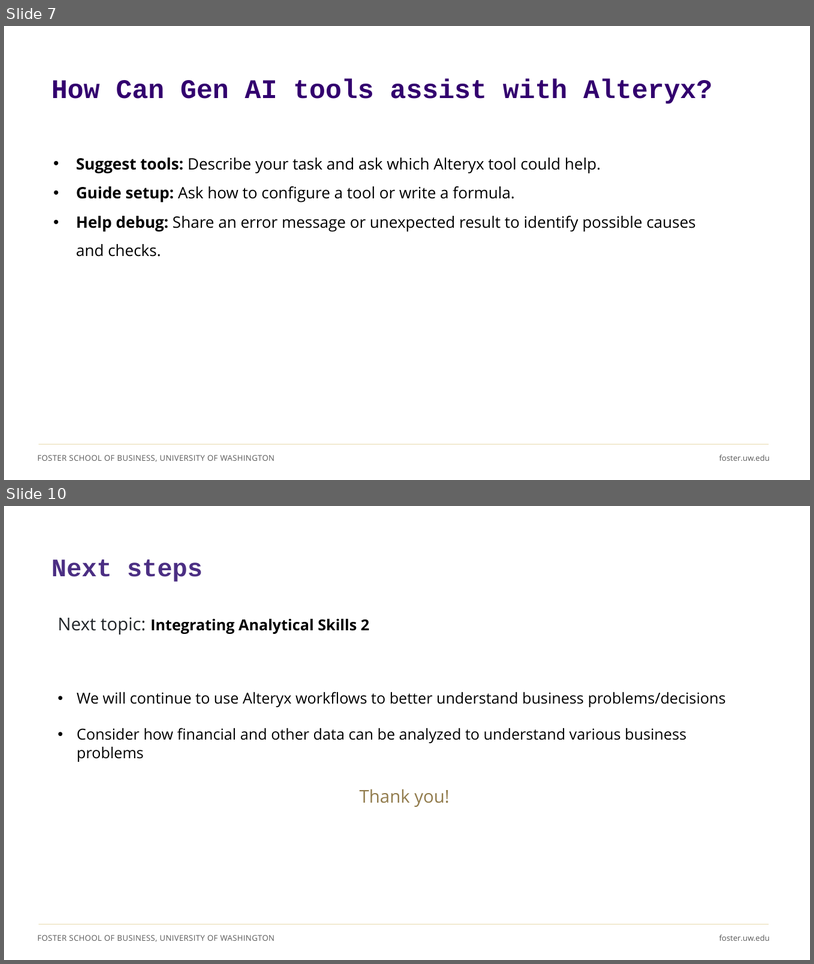
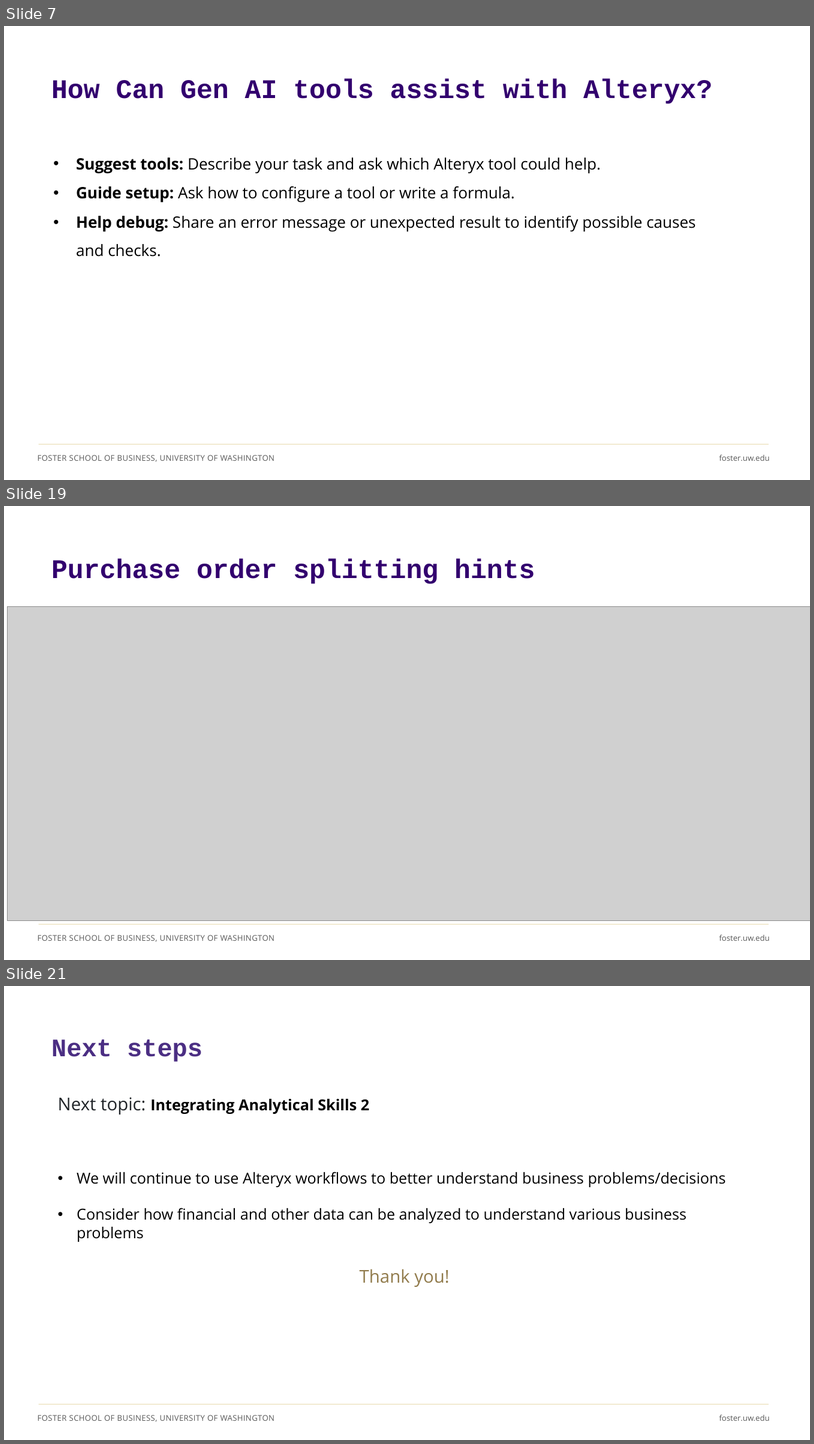
Before and after one commit to ashercurtis/slides.io, a slide deck: ACCTG320/ACCTG320Class10_2026.pptx. Shown one above the other, each under a label of ours: slides 7 and 10 before the commit, slides 7, 19 and 21 after it; the slides between them are not shown. The pictures are 814x964 and 814x1444 pixels, drawn with LibreOffice and Linux fonts; fonts in the diff are those of the drawing; grey boxes stand for pictures. Boxes give left, top, right and bottom in pixels: in the first picture for what was removed or moved away, otherwise in the second. Text is boxed around its words. In the diff, an @@ line names an element or a change of style, - is before the commit and + after.

```diff
--- a/ACCTG320/ACCTG320Class10_2026.pptx
+++ b/ACCTG320/ACCTG320Class10_2026.pptx
@@ slide 19 added at box(4, 506, 810, 960), background #FFFFFF; not listed: 3 template elements that a slide beside it also shows @@
@@ title added at box(51, 559, 535, 584), 32 pt, text #32006E, bold @@
+Purchase order splitting hints
@@ picture added at box(8, 606, 810, 921) @@
@@ what was slide 10 is now slide 21 @@
```
Also in this commit, not shown: 2 slides changed, 13 other slides added, 3 slides removed, 1 other file.
